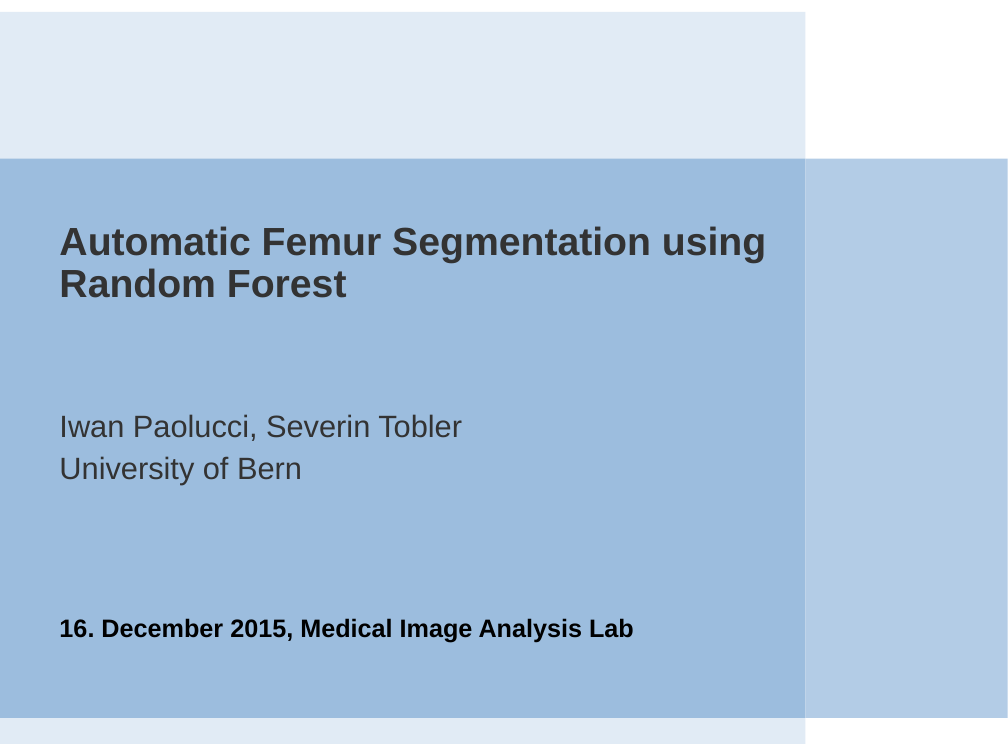
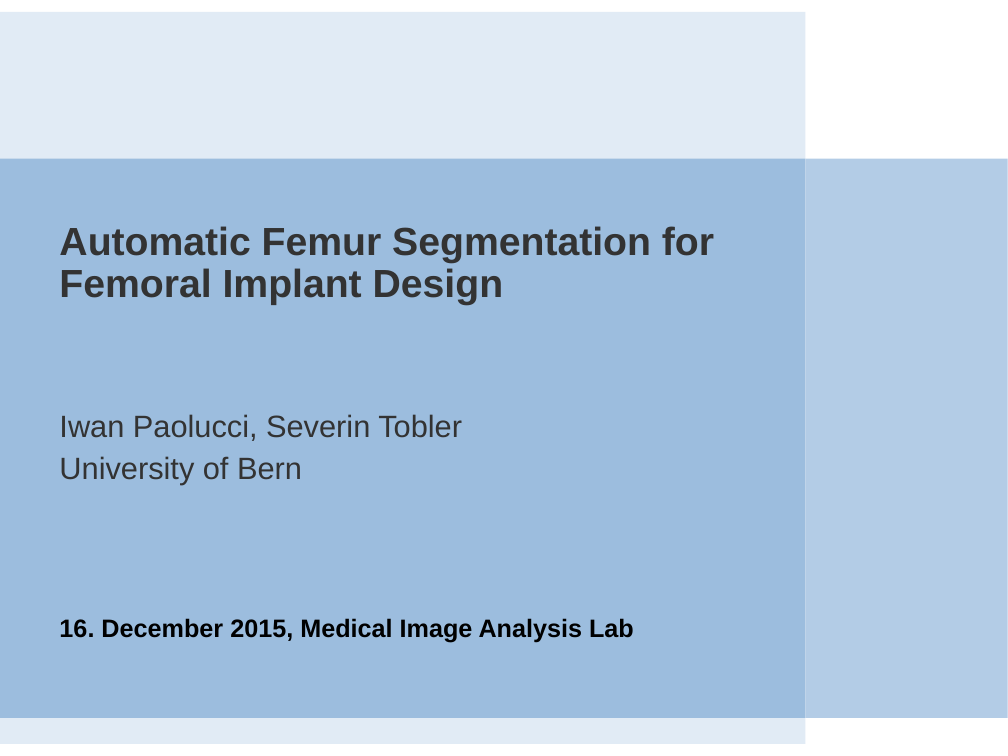
Before and after one commit to ipa/MIALab, a slide deck: slide 1 of doc/presentation/MIALab_slides.pptx. Drawn at 1008x756 pixels with LibreOffice and Linux fonts; fonts in the diff are those of the drawing; background and template pictures are left out. Boxes give left, top, right and bottom in pixels: in the first picture for what was removed or moved away, otherwise in the second. Text is boxed around its words. In the diff, an @@ line names an element or a change of style, - is before the commit and + after.

```diff
--- a/doc/presentation/MIALab_slides.pptx
+++ b/doc/presentation/MIALab_slides.pptx
@@ text at (59, 226, 714, 305): text changed @@
-Automatic Femur Segmentation using Random Forest
+Automatic Femur Segmentation for Femoral Implant Design
```
Also in this commit, not shown: 5 other slides changed, 5 slides added, 3 slides removed, 8 other files.
